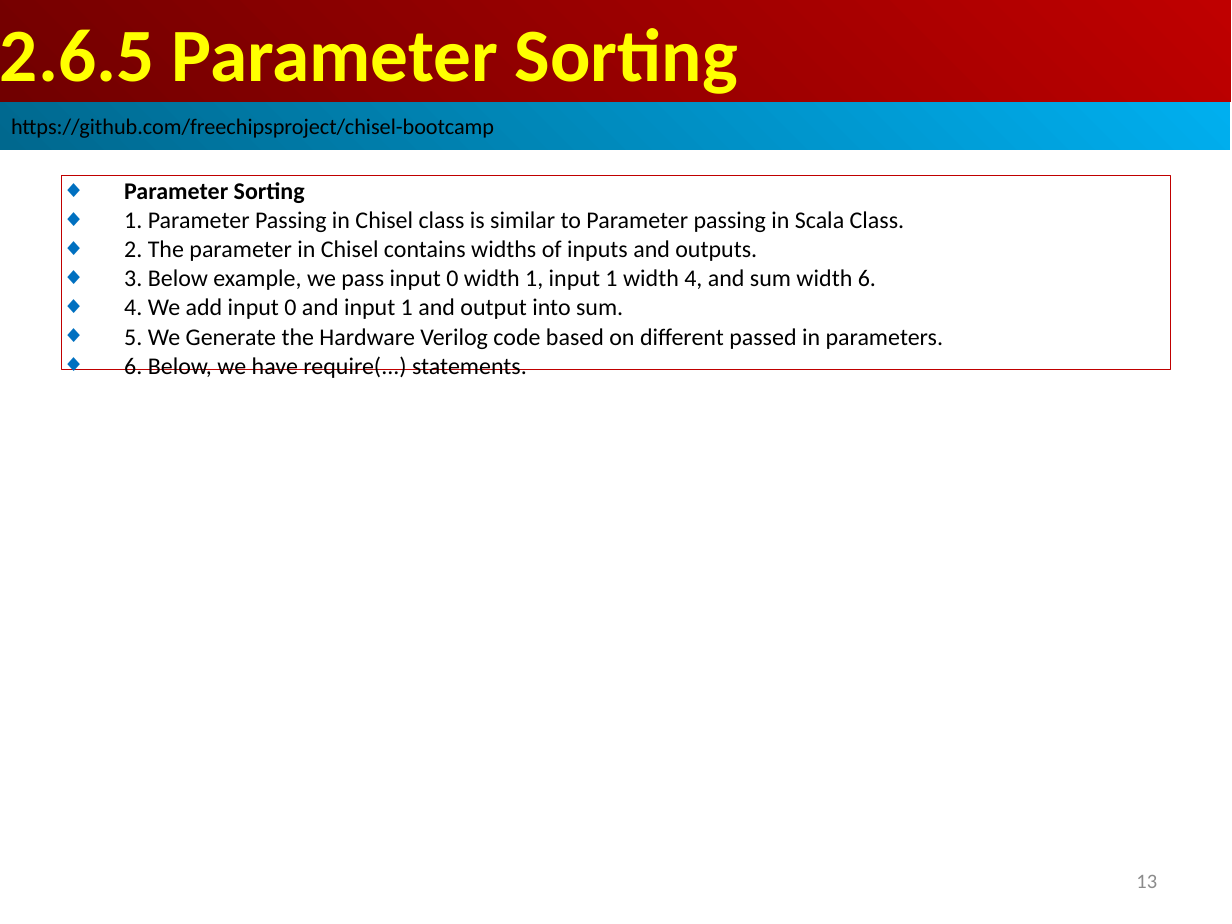
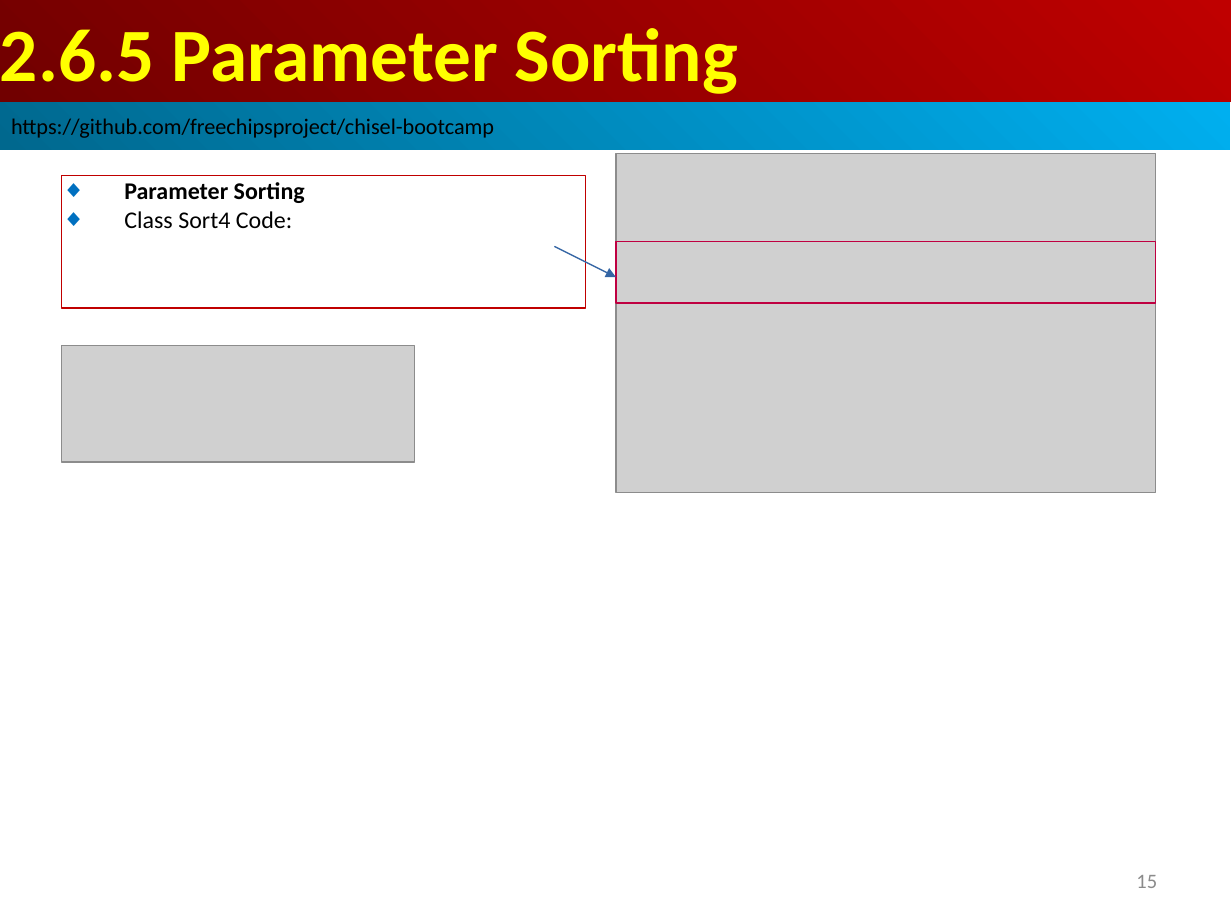
Before and after one commit to peterhchen/AIU_CS800_Chisel, a slide deck: slide 15 of 300_UCB_BC/003.1_Parameter/000_Video/003.1_Parameter.ppt (slide 13 before the commit). Drawn at 1232x924 pixels with LibreOffice and Linux fonts; fonts in the diff are those of the drawing; grey boxes stand for pictures. Boxes give left, top, right and bottom in pixels: in the first picture for what was removed or moved away, otherwise in the second. Text is boxed around its words. In the diff, an @@ line names an element or a change of style, - is before the commit and + after.

```diff
--- a/300_UCB_BC/003.1_Parameter/000_Video/003.1_Parameter.ppt
+++ b/300_UCB_BC/003.1_Parameter/000_Video/003.1_Parameter.ppt
@@ rectangle removed at [62,175,1170,370] @@
-◆ Parameter Sorting
-◆ 1. Parameter Passing in Chisel class is similar to Parameter passing in Scala Class.
-◆ 2. The parameter in Chisel contains widths of inputs and outputs.
-◆ 3. Below example, we pass input 0 width 1, input 1 width 4, and sum width 6.
-◆ 4. We add input 0 and input 1 and output into sum.
-◆ 5. We Generate the Hardware Verilog code based on different passed in parameters.
-◆ 6. Below, we have require(...) statements.
@@ rectangle added at [62,175,585,308], outline #C00000 0.74 pt, 14 pt, text #000000, bold @@
+◆ Parameter Sorting
+◆ Class Sort4 Code:
@@ picture added at [616,154,1156,493] @@
@@ arrow added from (554, 246) to (616, 277), #3465A4 0.74 pt @@
@@ rectangle added at [616,241,1156,303], outline #BF0041 0.74 pt @@
@@ picture added at [62,345,414,462] @@
@@ page number at [1136,875,1157,888]: text changed @@
-13
+15
```
Also in this commit, not shown: 1 other slide changed, 38 slides added.
